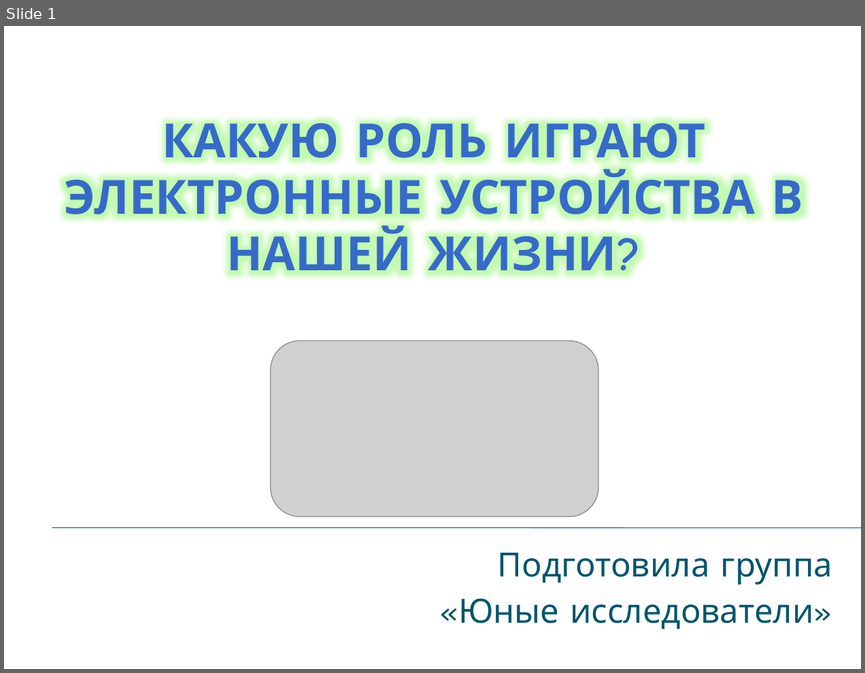
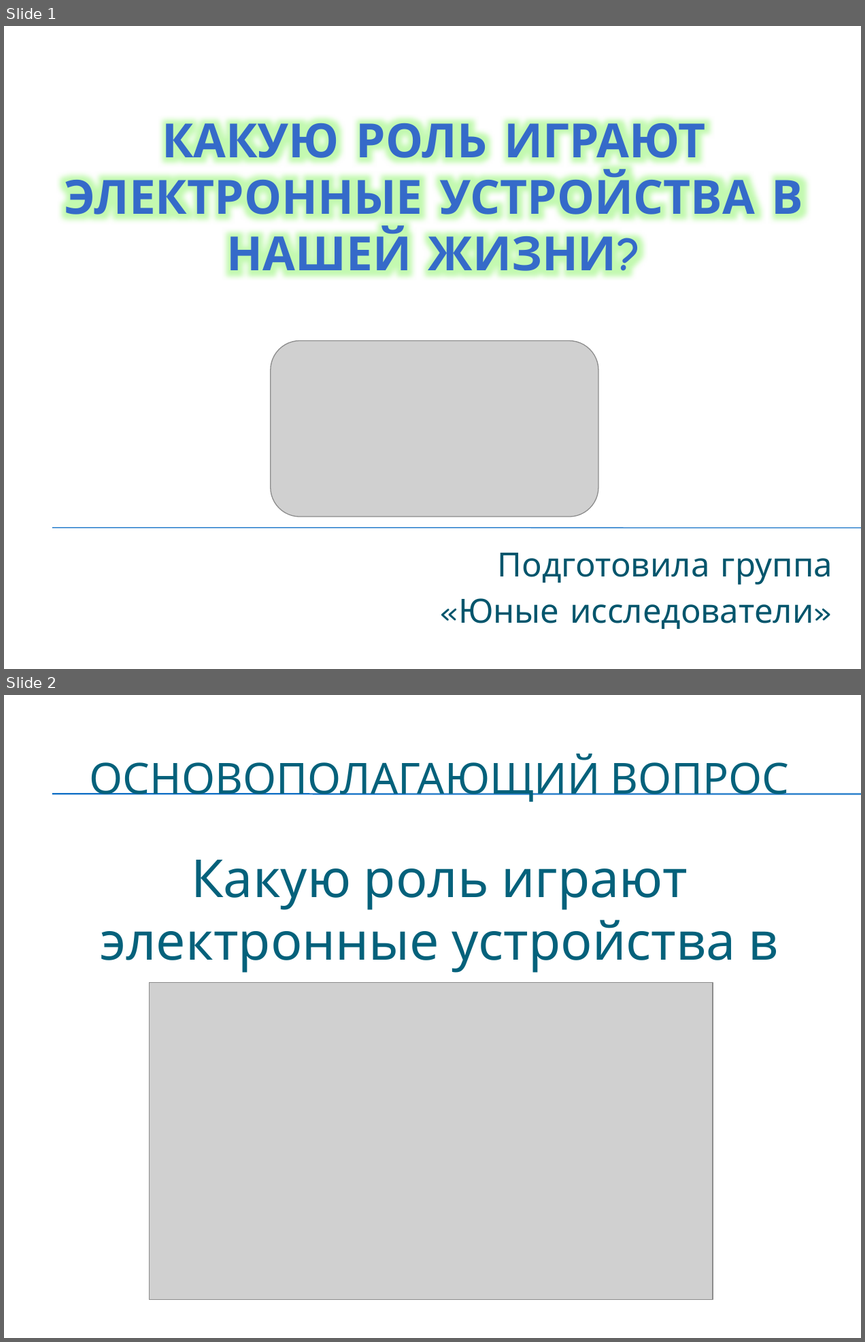
Before and after one commit to Proekt-po-IT/Proekt-po-IT.github.io, a slide deck: files/Какую роль играют электронные устройства в нашей жизни.pptx. Shown one above the other, each under a label of ours: slide 1 before the commit, slides 1 and 2 after it. The pictures are 865x673 and 865x1342 pixels, drawn with LibreOffice and Linux fonts; fonts in the diff are those of the drawing; grey boxes stand for pictures; background and template pictures are left out. Boxes give left, top, right and bottom in pixels: in the first picture for what was removed or moved away, otherwise in the second. Text is boxed around its words. In the diff, an @@ line names an element or a change of style, - is before the commit and + after.

```diff
--- a/files/Какую роль играют электронные устройства в нашей жизни.pptx
+++ b/files/Какую роль играют электронные устройства в нашей жизни.pptx
@@ slide 2 added at [4, 695, 861, 1338], background picture (left out) @@
@@ title added at [90, 754, 789, 802], 36 pt, text #04617B @@
+ОСНОВОПОЛАГАЮЩИЙ ВОПРОС
@@ line added from (52, 794) to (861, 794), #0F6FC6 0.75 pt @@
@@ line added from (52, 794) to (861, 794), #0F6FC6 0.75 pt @@
@@ text added at [100, 860, 778, 983], 44 pt, text #04617B @@
+Какую роль играют электронные устройства в нашей жизни?
@@ picture added at [149, 983, 713, 1300] @@
```
Also in this commit, not shown: 1 slide changed, 2 other slides added, 12 other files.
